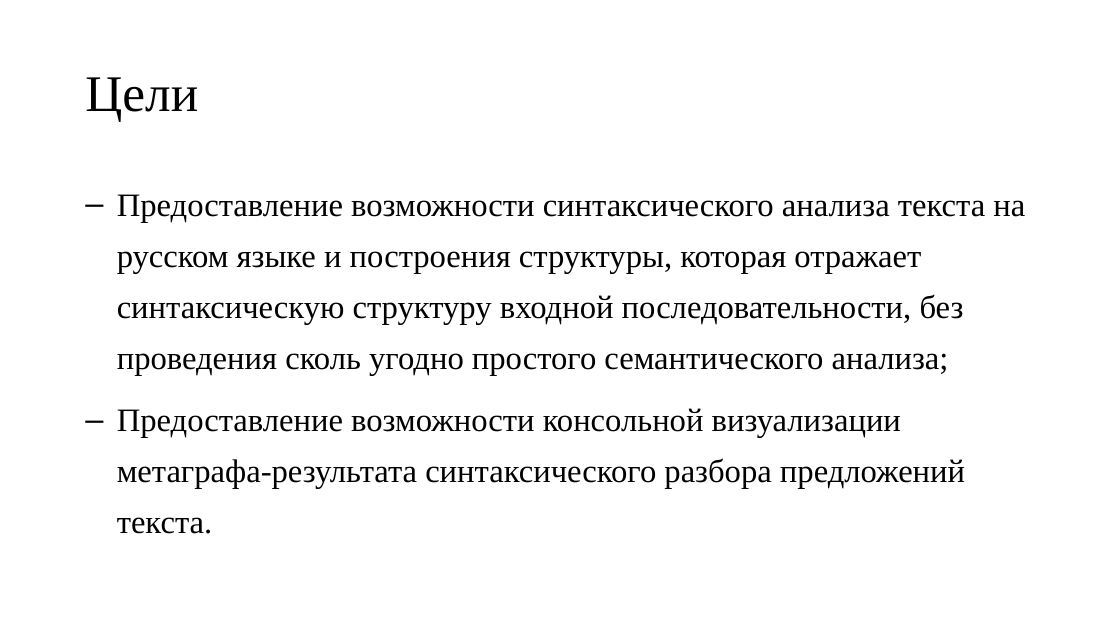
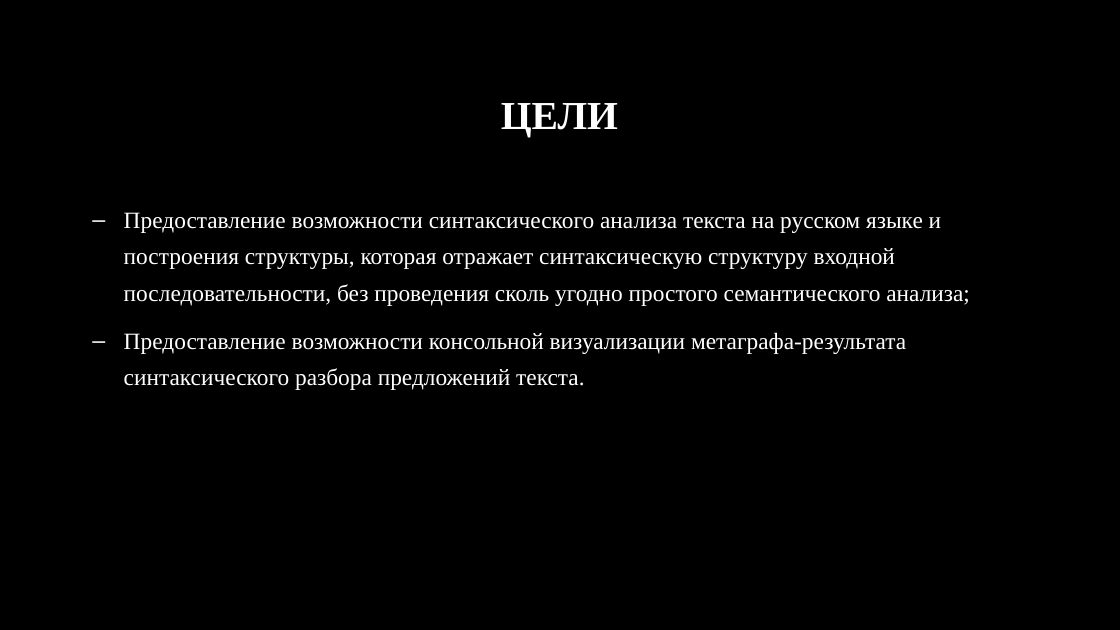
Before and after one commit to DMfananddu/Diploma, a slide deck: slide 2 of Защита диплома.pptx. Drawn at 1120x630 pixels with LibreOffice and Linux fonts; fonts in the diff are those of the drawing; background and template pictures are left out. Boxes give left, top, right and bottom in pixels: in the first picture for what was removed or moved away, otherwise in the second. Text is boxed around its words. In the diff, an @@ line names an element or a change of style, - is before the commit and + after.

```diff
--- a/Защита диплома.pptx
+++ b/Защита диплома.pptx
@@ background #FFFFFF to picture (left out) @@
@@ title at [501, 103, 618, 137]: text changed; size 44 to 34 pt; text colour #000000 to #FFFFFF; bold on @@
-Цели
+ЦЕЛИ
@@ text "Предоставление возможности синтаксического анализа текста ...": place and size @@
-text "Предоставление возможности синтаксического анализа текста ..." at [117, 194, 1025, 534]
+text "Предоставление возможности синтаксического анализа текста ..." at [124, 212, 970, 390]
@@ text "Предоставление возможности синтаксического анализа текста ..." at [124, 212, 970, 390]: size 28 to 20 pt, text colour #000000 to #FFFFFF @@
```
Also in this commit, not shown: 13 other slides changed, 1 slide added, 1 slide removed.
